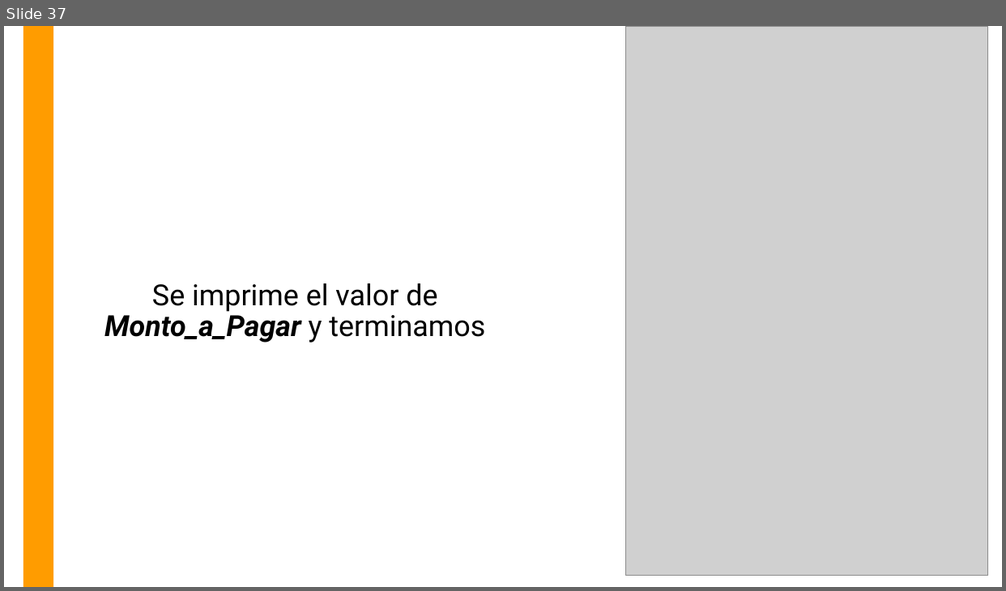
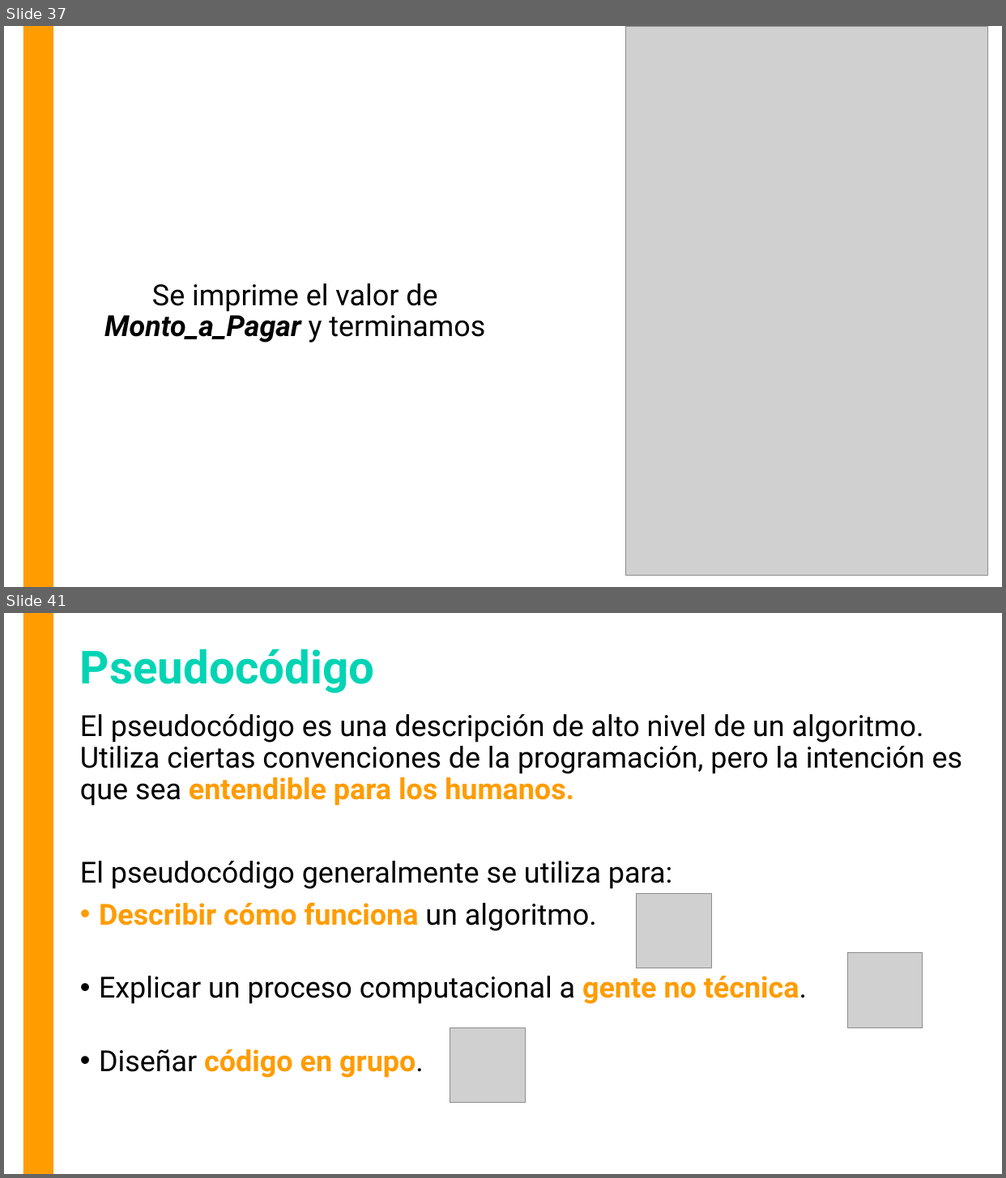
Before and after one commit to OMardil/INFO1_MOD4-Intro-a-Java, a slide deck: 01 Presentacion/INFO1_MOD4-Algoritmos_y_Diagramas.pptx. Shown one above the other, each under a label of ours: slide 37 before the commit, slides 37 and 41 after it; the slides between them are not shown. The pictures are 1006x591 and 1006x1178 pixels, drawn with LibreOffice and Linux fonts; fonts in the diff are those of the drawing; grey boxes stand for pictures. Boxes give left, top, right and bottom in pixels: in the first picture for what was removed or moved away, otherwise in the second. Text is boxed around its words. In the diff, an @@ line names an element or a change of style, - is before the commit and + after.

```diff
--- a/01 Presentacion/INFO1_MOD4-Algoritmos_y_Diagramas.pptx
+++ b/01 Presentacion/INFO1_MOD4-Algoritmos_y_Diagramas.pptx
@@ slide 41 added at box(4, 613, 1002, 1174), background #FFFFFF; not listed: 1 template element that a slide beside it also shows @@
@@ title added at box(80, 649, 374, 693), 44 pt, text #01D4B4, bold @@
+Pseudocódigo
@@ text added at box(80, 714, 963, 1078), 28 pt, text #000000 @@
+El pseudocódigo es una descripción de alto nivel de un algoritmo. Utiliza ciertas convenciones de la programación, pero la intención es que sea entendible para los humanos.
+El pseudocódigo generalmente se utiliza para:
+• Describir cómo funciona un algoritmo.
+• Explicar un proceso computacional a gente no técnica.
+• Diseñar código en grupo.
@@ picture added at box(637, 894, 711, 969) @@
@@ picture added at box(848, 953, 923, 1028) @@
@@ picture added at box(450, 1028, 525, 1102) @@
```
Also in this commit, not shown: 4 other slides added, 3 other files.
